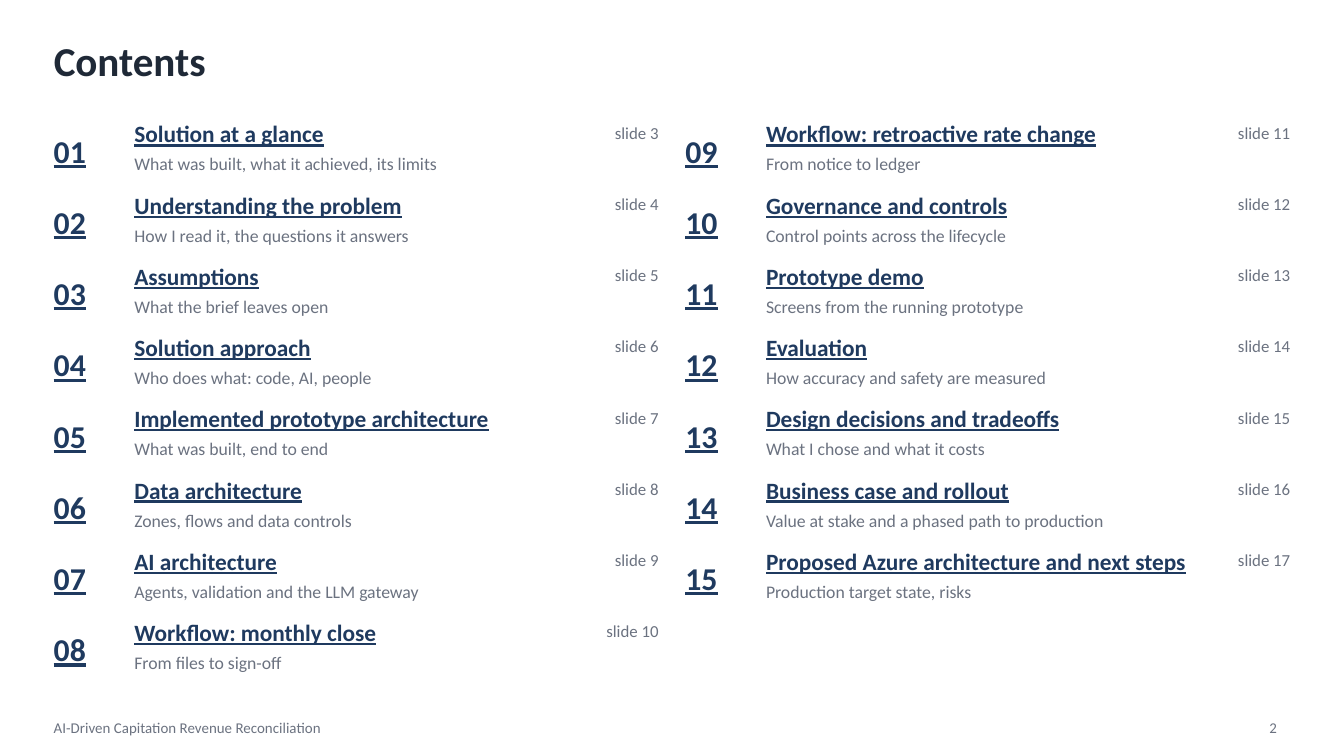
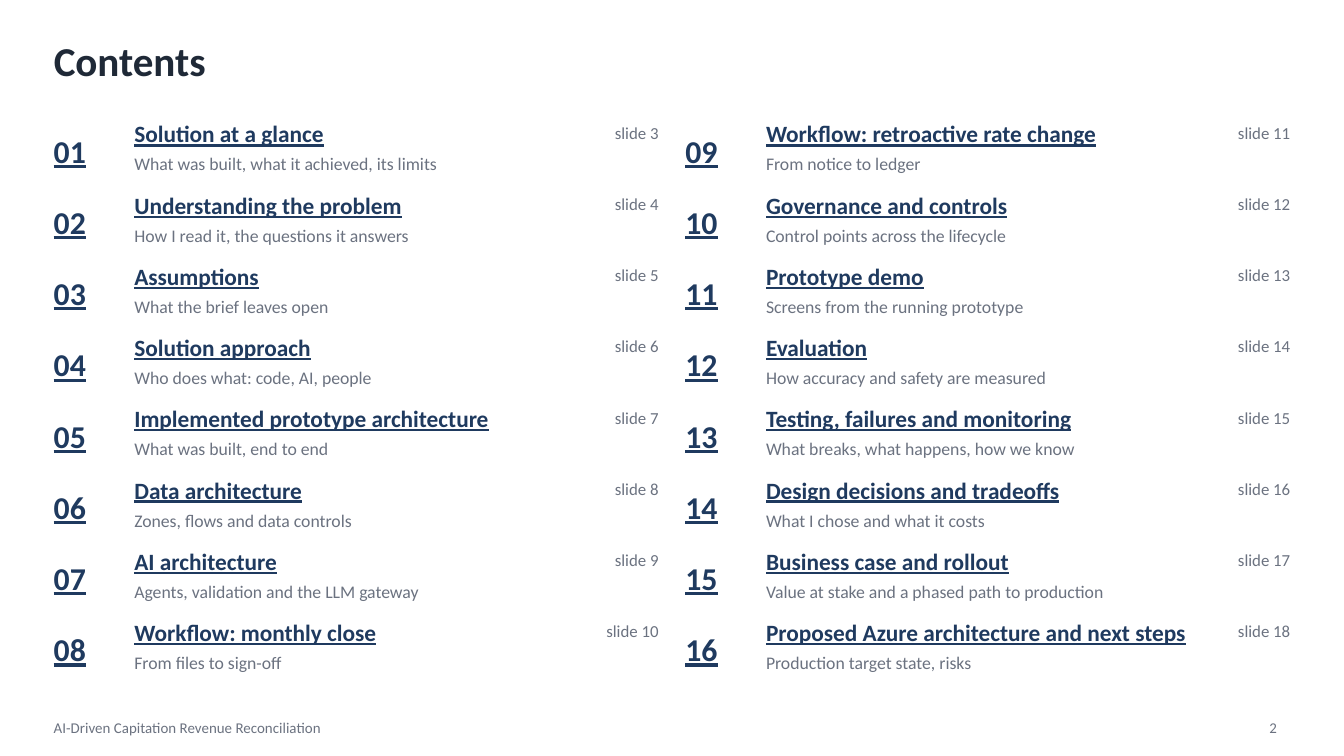
Before and after one commit to SanikaMarathe/capitation-revenue-reconciliation, a slide deck: slide 2 of deck/Capitation_Reconciliation.pptx. Drawn at 1344x756 pixels with LibreOffice and Linux fonts; fonts in the diff are those of the drawing. Boxes give left, top, right and bottom in pixels: in the first picture for what was removed or moved away, otherwise in the second. Text is boxed around its words. In the diff, an @@ line names an element or a change of style, - is before the commit and + after.

```diff
--- a/deck/Capitation_Reconciliation.pptx
+++ b/deck/Capitation_Reconciliation.pptx
@@ text added at (766, 410, 1071, 431), 12.5 pt, text #1F3A5F, bold, underline @@
+Testing, failures and monitoring
@@ text added at (766, 442, 1074, 458), 9.5 pt, text #6B7280 @@
+What breaks, what happens, how we know
@@ 6 texts: place and size @@
-6 texts at (766, 410, 1185, 601)
+6 texts at (766, 482, 1185, 672)
@@ text added at (1238, 625, 1290, 637), 9 pt, text #6B7280 @@
+slide 18
@@ text added at (685, 639, 717, 667), 17 pt, text #1F3A5F, bold, underline @@
+16
```
Also in this commit, not shown: 1 slide added, 2 other files.
